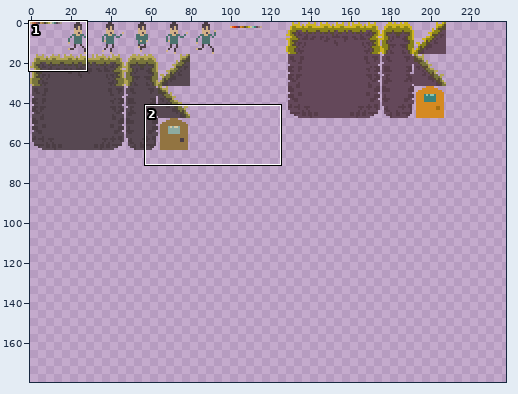
Two versions of one pixel-art file, game/assets/images/sketch.ase. Above: a wide view before the commit, with the close-up outlined.
Close-up. First the earlier version:
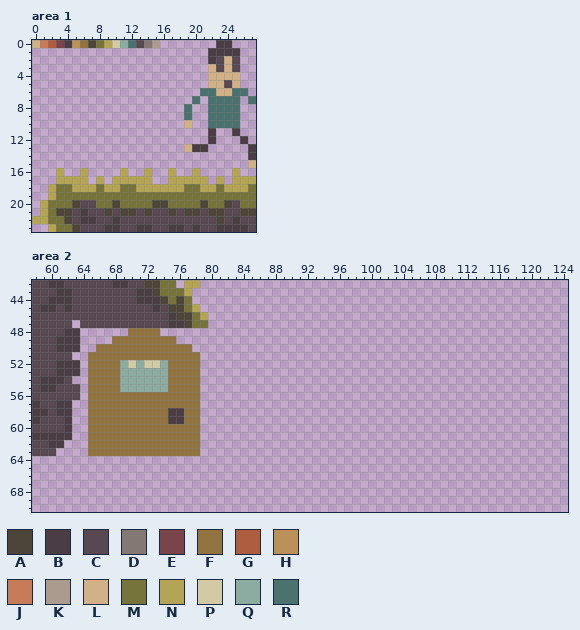
300x300 pixels, 1 frame. Shown: area 1: x 0..27, y 0..23; area 2: x 58..124, y 42..70. The wide view leaves out empty margins. The commit also changed other parts of the picture, which this record leaves out.
Palette (. is transparent): A #4d4539  B #4b3d44  C #574852  D #847875  E #79444a  F #927441  G #ae5d40  H #ba9158  J #c77b58  K #ab9b8e  L #d1b187  M #77743b  N #b3a555  P #d2c9a5  Q #8caba1  R #4b726e
Pixels before, area 1, first column x 0:
 0 LJGEBHFAMNPQRCDK.......BB...
 1 ......................BBBB..
 2 ......................BCLC..
 3 ......................LCLC..
 4 ......................LLLL..
 5 ......................LLCL..
 6 .....................RRLLRR.
 7 ....................R.RRRR.R
 8 ...................R..RRRR..
 9 ...................R..RRRR..
10 ...................L..RRRR..
11 ......................B..B..
12 ......................B...B.
13 ...................LBB.....B
14 ...........................B
15 ...........................L
16 ...N..N....N..N..N..N....N..
17 ...NNNN.N.NNNNN..NNNNN.N.NNN
18 ..NMMNNNMNNMMNNNNNNMMNNMNNNM
19 ..NMMMMMMMMMMMMMMMMMMMMMMMMM
20 .NMMMACCMMAMMMMAAMMMMAMMACMM
21 .NMAACBCCACAACACCACAACAACCAA
22 NNMMACBBCCBCCCCCCCCCCCCACBCC
23 ..NMMACCCBBCCBBCCBBCBCCBBBBC
Pixels before, area 2, first column x 58:
42 CCBBCCCCCCBBCCAAMM.NN.
43 CCCBBCCCCCCCCBBAMMMN..
44 CCBBBCCCCCCCCBBBAMAM..
45 CBBCBCCCCCCCCCCBCAAMN.
46 CCCCCCCCCCCCCCCCCBAAMN
47 CCCCC.CCCCCCCCCCCBBAMM
48 CCCCBB......FFFF......
49 CCCBBB....FFFFFFFF....
50 CCCBBB..FFFFFFFFFFFF..
51 CCCCC..FFFFFFFFFFFFFF.
52 CCCBBB.FFFFQPQPPQFFFF.
53 CCCBBB.FFFFQQQQQQFFFF.
54 CBBBC..FFFFQQQQQQFFFF.
55 CBBCCC.FFFFQQQQQQFFFF.
56 CCCCCC.FFFFFFFFFFFFFF.
57 BCCBB..FFFFFFFFFFFFFF.
58 BBCBB..FFFFFFFFFFBBFF.
59 BCCCB..FFFFFFFFFFBBFF.
60 CCCCB..FFFFFFFFFFFFFF.
61 BBBBB..FFFFFFFFFFFFFF.
62 CCBB...FFFFFFFFFFFFFF.
63 CCC....FFFFFFFFFFFFFF.
The result:
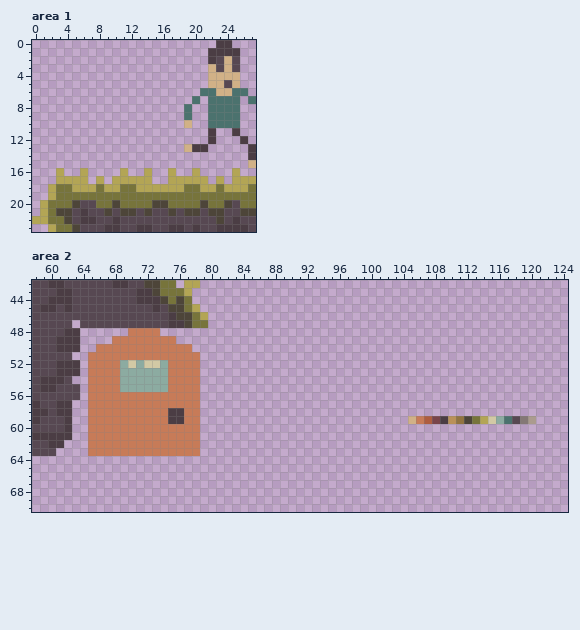
Diff:
Changed rows in their new state; - is an unchanged pixel.
Area 1:
first column x 0:
 0 ................
Area 2:
first column x 65:
48 -----JJJJ-----------------------------------------------
49 ---JJJJJJJJ---------------------------------------------
50 -JJJJJJJJJJJJ-------------------------------------------
51 JJJJJJJJJJJJJJ------------------------------------------
52 JJJJ------JJJJ------------------------------------------
53 JJJJ------JJJJ------------------------------------------
54 JJJJ------JJJJ------------------------------------------
55 JJJJ------JJJJ------------------------------------------
56 JJJJJJJJJJJJJJ------------------------------------------
57 JJJJJJJJJJJJJJ------------------------------------------
58 JJJJJJJJJJ--JJ------------------------------------------
59 JJJJJJJJJJ--JJ--------------------------LJGEBHFAMNPQRCDK
60 JJJJJJJJJJJJJJ------------------------------------------
61 JJJJJJJJJJJJJJ------------------------------------------
62 JJJJJJJJJJJJJJ------------------------------------------
63 JJJJJJJJJJJJJJ------------------------------------------
